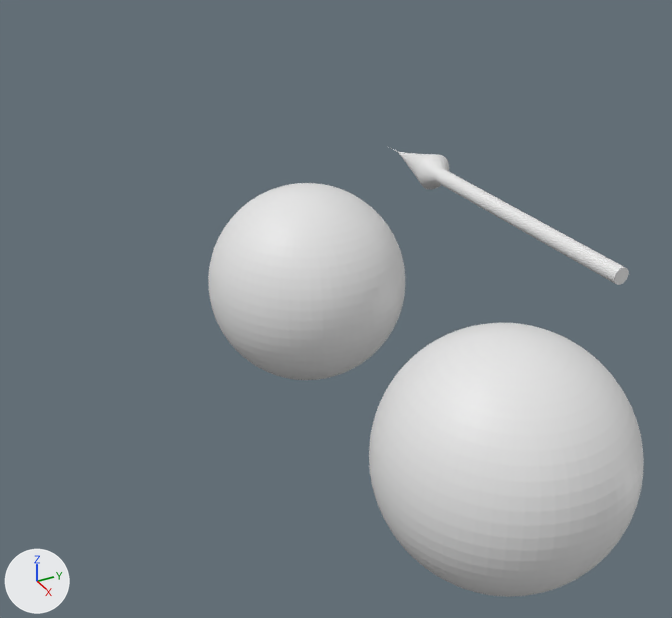
An edit to the Blender file gs-doc/arrow.blend, drawn before and after from the same camera.
Rendered twice from a 50 mm camera at (7.2, -5.55, 3.63) aimed at (-1.48, -0.94, -1.68). Every picture has the same lights, and +X, +Y and +Z are marked at lower left.

Before the edit, the objects in view are built like this:
```python
me_sphere = bpy.data.meshes.new('Sphere')
me_sphere.from_pydata(...)  # 1862 vertices, 1920 faces; spans x -1.0..1.0, y -1.0..1.0, z -1.0..1.0
me_sphere_001 = bpy.data.meshes.new('Sphere.001')
me_sphere_001.from_pydata(...)  # 1862 vertices, 1920 faces; spans x -1.0..1.0, y -1.0..1.0, z -1.0..1.0
cu_beziercurve = bpy.data.curves.new('BezierCurve', 'CURVE')
cu_beziercurve.dimensions = '3D'
_sp = cu_beziercurve.splines.new('BEZIER'); _sp.bezier_points.add(1)
_sp.bezier_points.foreach_set('co', [-1.99, 0.0105, -0.0623, 1.997, 0.0105, -0.0623])
_sp.bezier_points.foreach_set('handle_left', [-3.546, 0.0105, -0.0623, 0.44, 0.0105, -0.0623])
_sp.bezier_points.foreach_set('handle_right', [-0.433, 0.0105, -0.0623, 3.553, 0.0105, -0.0623])
for _p, _l, _r in zip(_sp.bezier_points, ['AUTO', 'AUTO'], ['AUTO', 'AUTO']): _p.handle_left_type = _l; _p.handle_right_type = _r
_sp.order_u = 0
_sp.order_v = 0
_sp.resolution_u = 64
cu_beziercurve.use_path = True
cu_beziercurve.use_path_clamp = True
cu_beziercurve.bevel_mode = 'OBJECT'
cu_beziercurve.bevel_resolution = 0
cu_beziercurve.resolution_u = 64
cu_beziercurve.fill_mode = 'HALF'
cu_beziercurve.use_fill_caps = True
cu_beziercurve.bevel_object = ob_arrowbevel
cu_beziercurve.taper_object = ob_arrowtaper
ob_arrow = bpy.data.objects.new('Arrow', cu_beziercurve)
ob_arrow.parent = ob_arrowtarget
ob_arrow.matrix_parent_inverse = Matrix(((1.0, 0.0, 0.0, 1.994), (0.0, 1.0, 0.0, 0.0), (0.0, 0.0, 1.0, 0.0), (0.0, 0.0, 0.0, 1.0)))
ob_arrow.location = (-0.00349, -0.0105, 0.122)
ob_arrowtarget = bpy.data.objects.new('ArrowTarget', None)
ob_arrowtarget.location = (-1.994, 0.0, 0.0)
ob_engine = bpy.data.objects.new('Engine', me_sphere)
ob_engine.location = (-0.45, -1.82, -0.65)
ob_vehicle = bpy.data.objects.new('Vehicle', me_sphere_001)
ob_vehicle.location = (2.83, -1.82, -0.65)
```
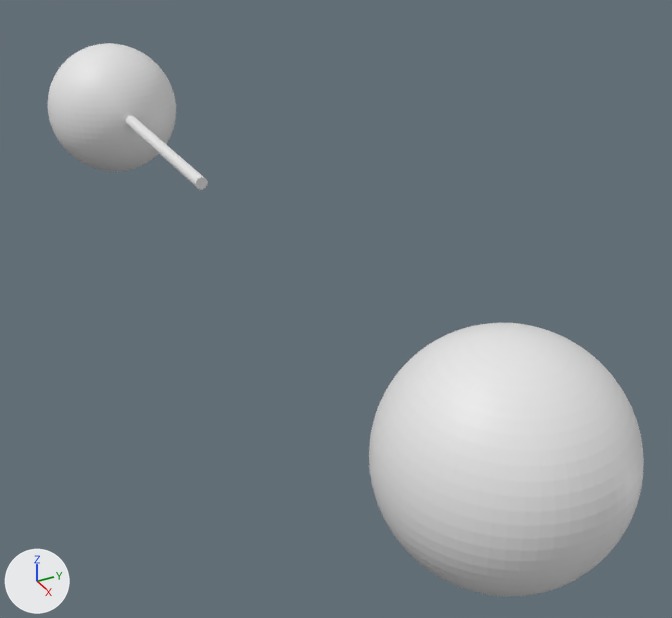
ob_arrowtarget is not drawn itself; it is the parent of ob_arrowbase, ob_arrow.

Changed parts and their boxes [x1, y1, x2, y2] in the pictures (672 x 618 px):
'Engine', moved: before [208, 183, 405, 380]; after [48, 43, 176, 171]
'Arrow', reshaped, moved: before [391, 148, 629, 285]; after [126, 116, 208, 190]

Edits to the bpy script that builds the scene:
```text
Change cu_beziercurve_001:
    where _sp = cu_beziercurve_001.splines.new('BEZIER'); _sp.bezier_points.add(4)
    remove _sp.bezier_points.foreach_set('co', [-1.149, 0.0, 0.0, -1.002, 0.0109, 0.0, -0.604, 0.542, 0.0, -0.585, 0.218, 0.0, 1.0, 0.215, 0.0])
    remove _sp.bezier_points.foreach_set('handle_left', [-1.149, -0.707, 0.0, -1.124, 0.0279, 0.0, -0.605, 0.834, 0.0, -1.001, 0.495, 0.0, 0.668, 0.215, 0.0])
    remove _sp.bezier_points.foreach_set('handle_right', [-1.148, 1.244, 0.0, -0.88, -0.00623, 0.0, -0.604, 0.251, 0.0, -0.0252, -0.156, 0.0, 2.0, 0.215, 0.0])
    add _sp.bezier_points.foreach_set('co', [-5.588, 0.0, 0.0, -4.772, 0.0109, 0.0, -4.35, 0.725, 0.0, -4.023, 0.218, 0.0, 4.397, 0.215, 0.0])
    add _sp.bezier_points.foreach_set('handle_left', [-5.588, -0.707, 0.0, -4.894, 0.0279, 0.0, -4.351, 1.017, 0.0, -4.439, 0.495, 0.0, 4.066, 0.215, 0.0])
    add _sp.bezier_points.foreach_set('handle_right', [-5.587, 1.244, 0.0, -4.651, -0.00623, 0.0, -4.35, 0.434, 0.0, -3.463, -0.156, 0.0, 5.397, 0.215, 0.0])
Change ob_engine:
    ob_engine.location: (-0.45, -1.82, -0.65) -> (-7.44, -1.82, -0.65)
Change ob_arrowtarget:
    ob_arrowtarget.location: (-1.994, 0.0, 0.0) -> (-7.437, -1.816, -0.651)
```
